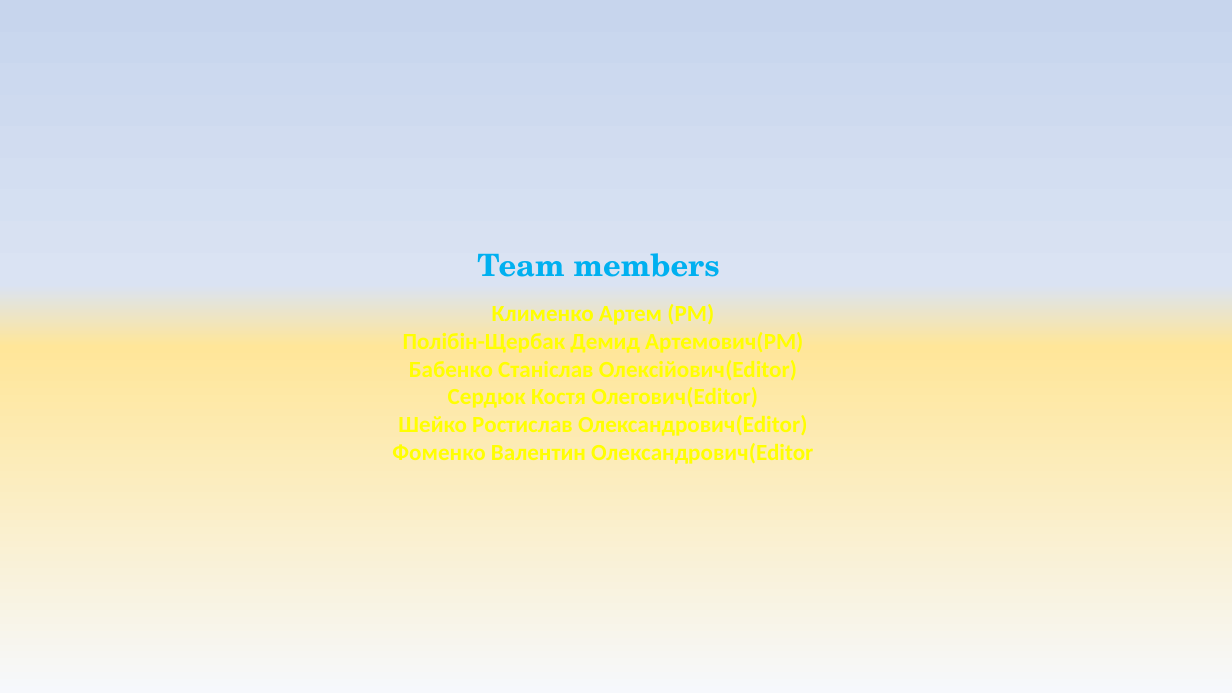
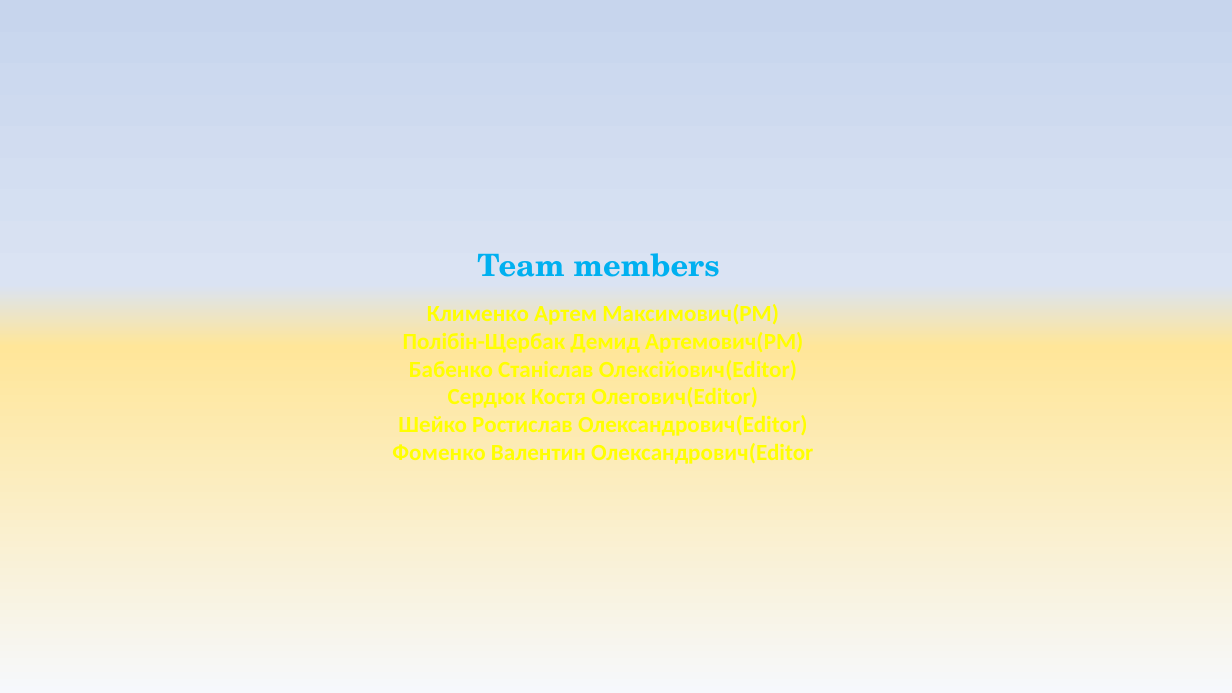
Before and after one commit to ArtemKlym/git_presentation, a slide deck: slide 2 of Git_1 part.pptx. Drawn at 1232x693 pixels with LibreOffice and Linux fonts; fonts in the diff are those of the drawing. Boxes give left, top, right and bottom in pixels: in the first picture for what was removed or moved away, otherwise in the second. Text is boxed around its words. In the diff, an @@ line names an element or a change of style, - is before the commit and + after.

Commit message:
Добавлено побатькові Артему

```diff
--- a/Git_1 part.pptx
+++ b/Git_1 part.pptx
@@ text at (392,253,813,464): text changed @@
-Team members
-Клименко Артем (PM)
-Полібін-Щербак Демид Артемович(PM)
-Бабенко Станіслав Олексійович(Editor)
-Сердюк Костя Олегович(Editor)
-Шейко Ростислав Олександрович(Editor)
-Фоменко Валентин Олександрович(Editor
+Team members
+Клименко Артем Максимович(PM)
+Полібін-Щербак Демид Артемович(PM)
+Бабенко Станіслав Олексійович(Editor)
+Сердюк Костя Олегович(Editor)
+Шейко Ростислав Олександрович(Editor)
+Фоменко Валентин Олександрович(Editor
```
